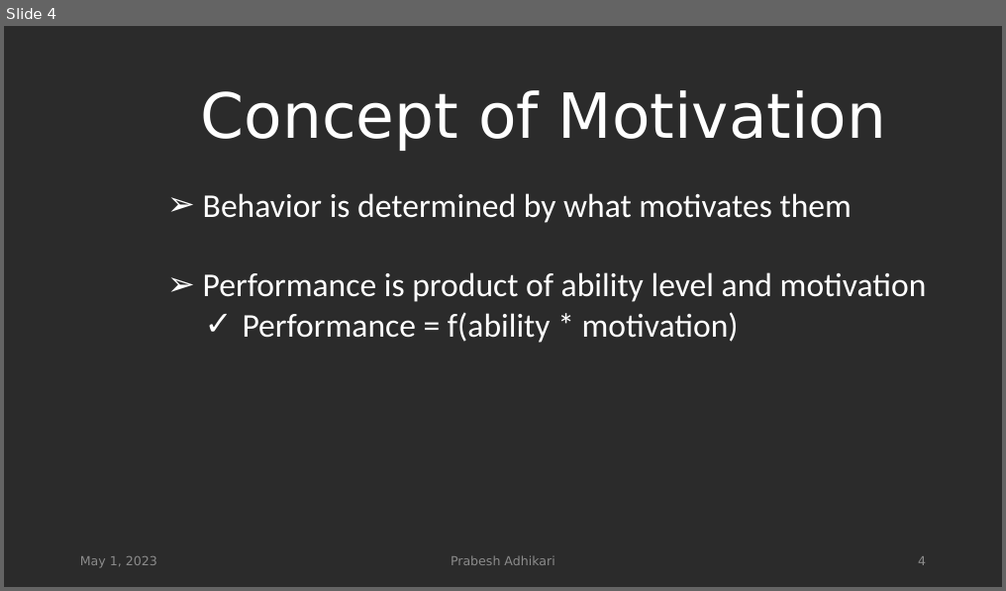
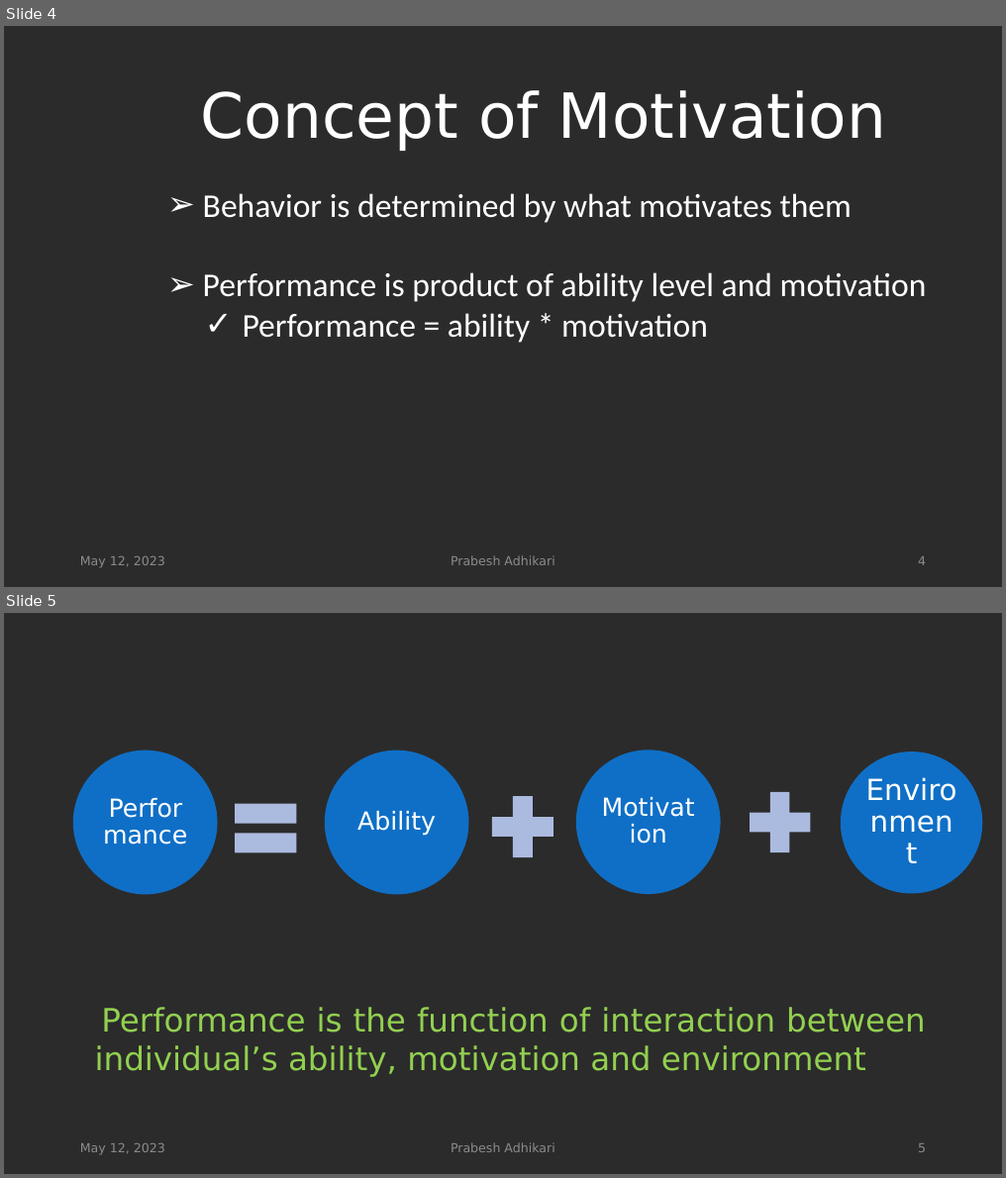
Before and after one commit to spaggiari65/present, a slide deck: WORK MOTIVATION.pptx. Shown one above the other, each under a label of ours: slide 4 before the commit, slides 4 and 5 after it. The pictures are 1006x591 and 1006x1178 pixels, drawn with LibreOffice and Linux fonts; fonts in the diff are those of the drawing; background and template pictures are left out; a plain dark background stands for a picture behind light text. Boxes give left, top, right and bottom in pixels: in the first picture for what was removed or moved away, otherwise in the second. Text is boxed around its words. In the diff, an @@ line names an element or a change of style, - is before the commit and + after.

```diff
--- a/WORK MOTIVATION.pptx
+++ b/WORK MOTIVATION.pptx
@@ slide 5 added at bbox=[4, 613, 1002, 1174], background picture (left out) @@
@@ ellipse added at bbox=[841, 752, 983, 894], fill #0F6FC6 @@
@@ group added at bbox=[73, 750, 721, 894]: 3 ellipses, 3 texts, 1 plus sign, 1 math equal @@
+Performance
+Ability
+Motivation
@@ plus sign added at bbox=[740, 781, 822, 863], fill #ABBBDF @@
@@ text added at bbox=[861, 772, 961, 872], 28 pt, text #FFFFFF @@
+Environment
@@ text added at bbox=[95, 1007, 926, 1077], 31 pt, text #92D050 @@
+Performance is the function of interaction between individual’s ability, motivation and environment
@@ text added at bbox=[80, 1144, 165, 1156], 12 pt, text #8C8C8C @@
+May 12, 2023
@@ text added at bbox=[450, 1143, 554, 1153], 12 pt, text #8C8C8C @@
+Prabesh Adhikari
@@ page number added at bbox=[918, 1144, 926, 1153], 12 pt, text #8C8C8C @@
+5
@@ slide 4 changed as well @@
@@ text at bbox=[243, 313, 708, 343]: text changed @@
-  ✓ Performance = f(ability * motivation)
+  ✓ Performance = ability * motivation
@@ text at bbox=[80, 557, 165, 569]: text changed @@
-May 1, 2023
+May 12, 2023
```
Also in this commit, not shown: 23 other slides changed, 3 other slides added.
